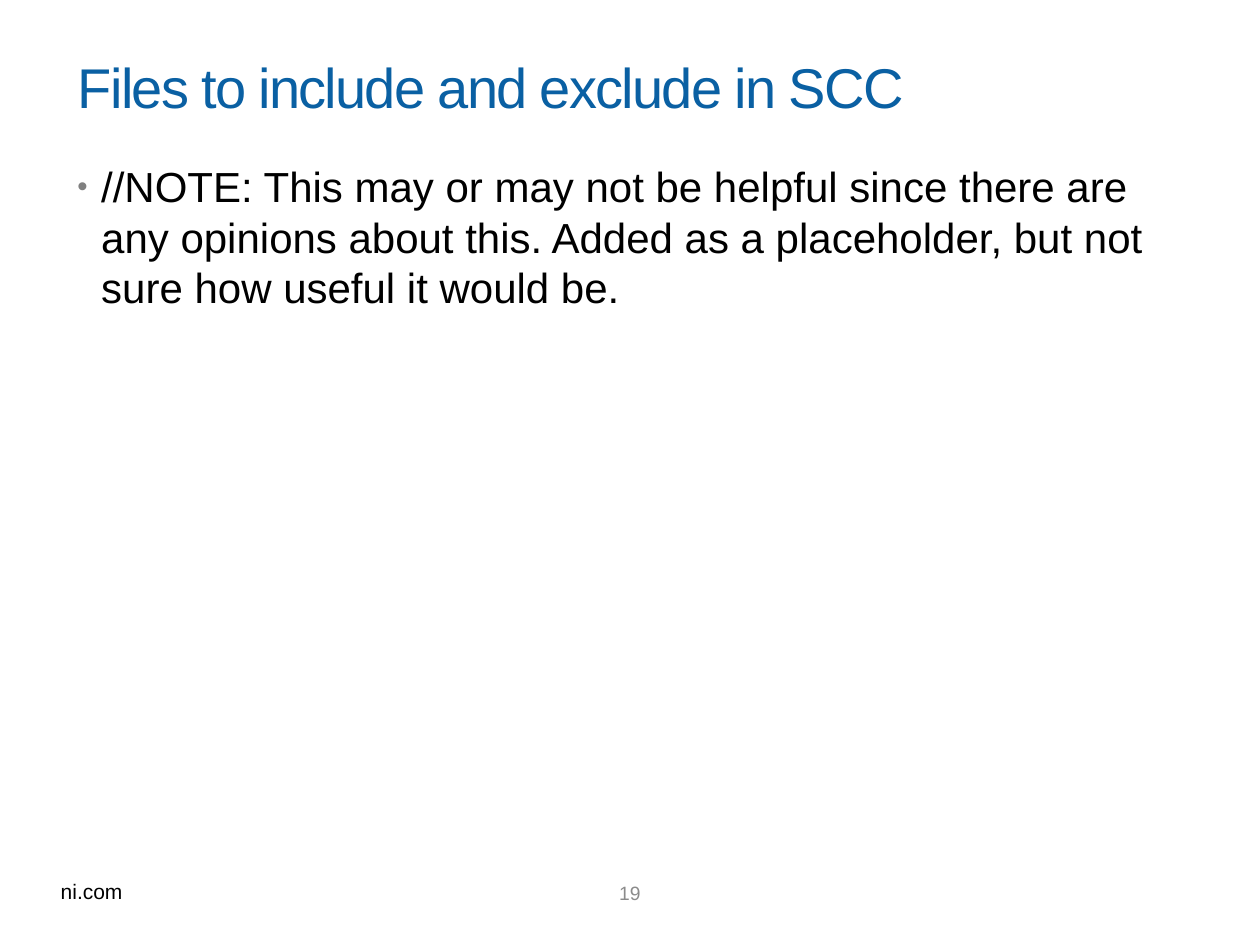
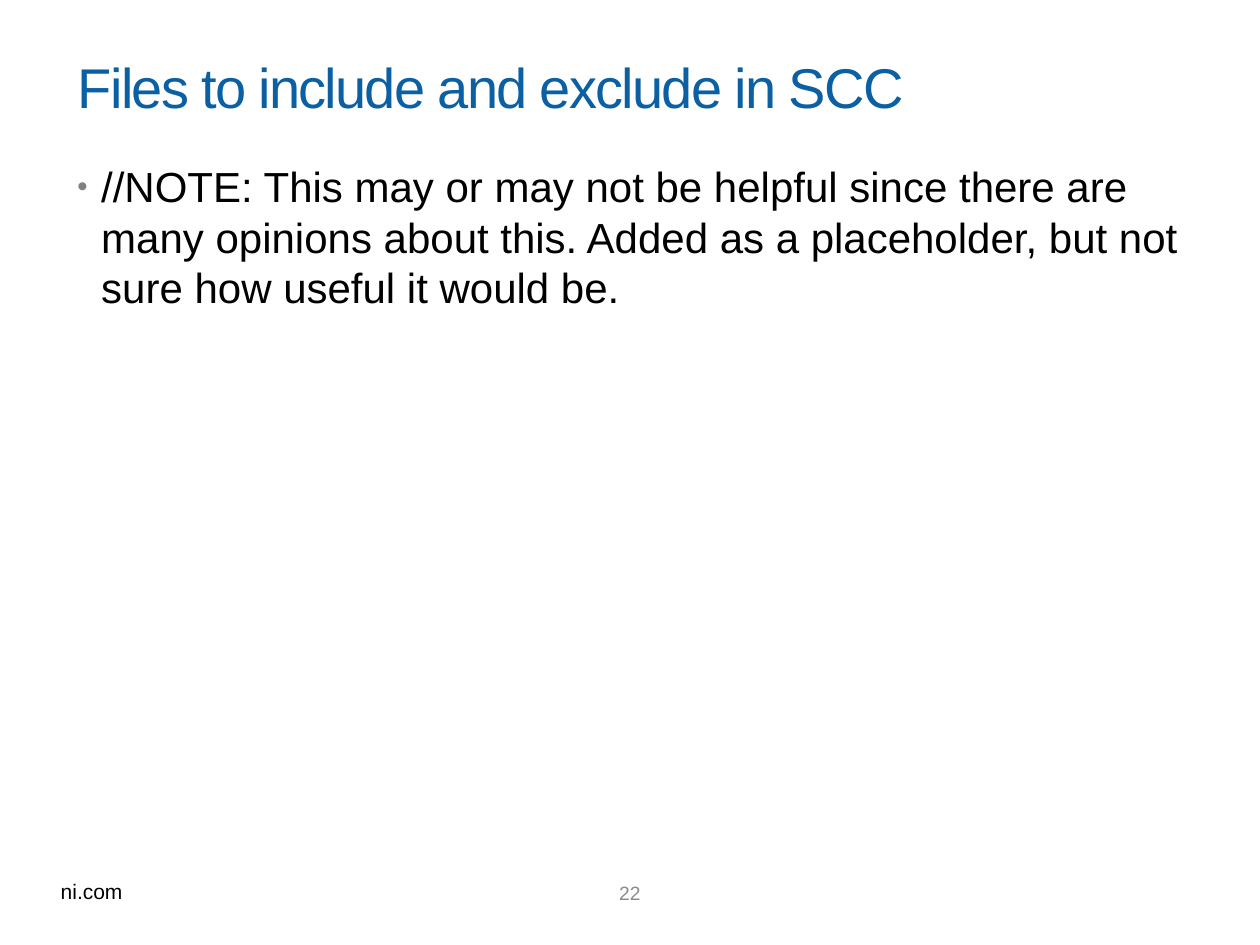
Before and after one commit to kimberlywenger/SCC, a slide deck: slide 22 of SCC Team Dev.pptx (slide 19 before the commit). Drawn at 1260x945 pixels with LibreOffice and Linux fonts; fonts in the diff are those of the drawing; background and template pictures are left out. Boxes give left, top, right and bottom in pixels: in the first picture for what was removed or moved away, otherwise in the second. Text is boxed around its words. In the diff, an @@ line names an element or a change of style, - is before the commit and + after.

```diff
--- a/SCC Team Dev.pptx
+++ b/SCC Team Dev.pptx
@@ text at [101,171,1177,304]: text changed @@
-• //NOTE: This may or may not be helpful since there are any opinions about this. Added as a placeholder, but not sure how useful it would be.
+• //NOTE: This may or may not be helpful since there are many opinions about this. Added as a placeholder, but not sure how useful it would be.
@@ page number at [619,886,640,900]: text changed @@
-19
+22
```
Also in this commit, not shown: 4 other slides changed, 5 slides added, 1 slide removed.
